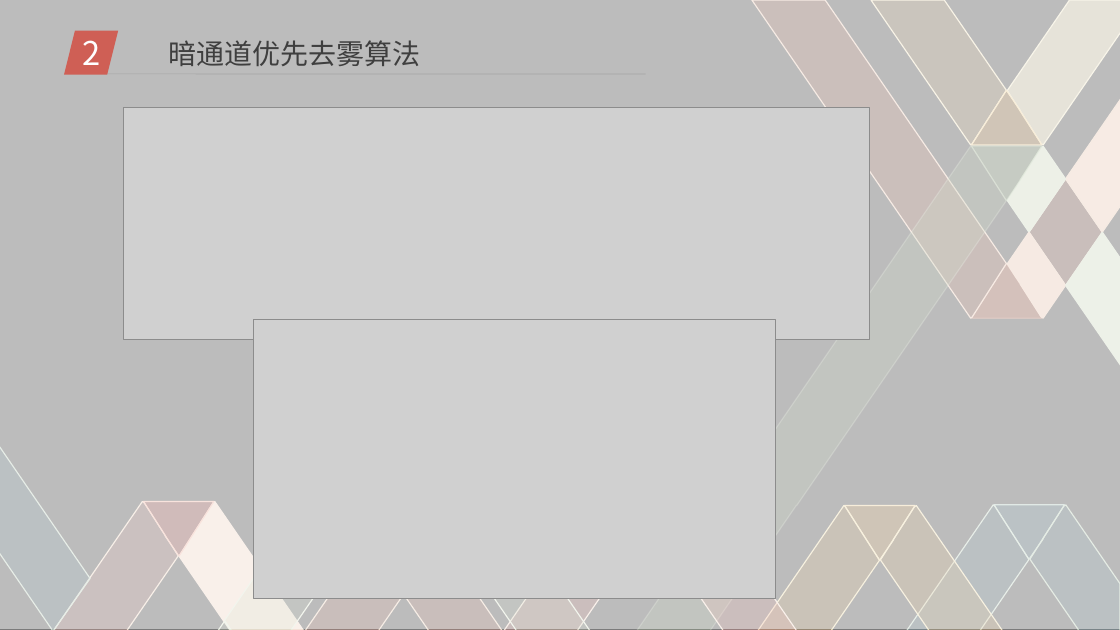
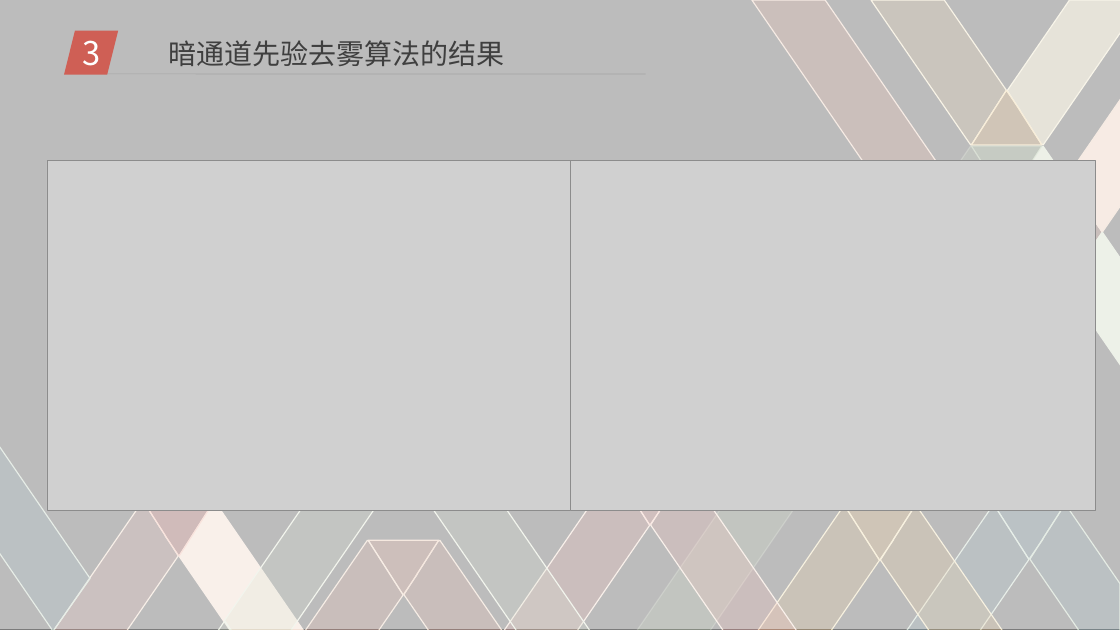
Before and after one commit to DigitalMedia2017-20/Mid-term, a slide deck: slide 8 of pre.ppt (slide 7 before the commit). Drawn at 1120x630 pixels with LibreOffice and Linux fonts; fonts in the diff are those of the drawing; grey boxes stand for pictures; background and template pictures are left out. Boxes give left, top, right and bottom in pixels: in the first picture for what was removed or moved away, otherwise in the second. Text is boxed around its words. In the diff, an @@ line names an element or a change of style, - is before the commit and + after.

Commit message:
ppt 1.0

```diff
--- a/pre.ppt
+++ b/pre.ppt
@@ text at (82,40,100,66): text changed @@
-2
+3
@@ text at (168,40,504,66): text changed @@
-暗通道优先去雾算法
+暗通道先验去雾算法的结果
@@ picture: place and size @@
-picture at (123,107,868,339)
+picture at (47,160,572,510)
@@ picture: place and size @@
-picture at (254,319,775,598)
+picture at (570,160,1095,510)
@@ freeform shape removed at (1007,232,1065,317) @@
@@ freeform shape removed at (971,264,1042,318) @@
@@ freeform shape added at (615,470,685,525), fill #ED6F65 at 34% opacity, outline #F2C7BA 0.99 pt @@
@@ freeform shape added at (368,540,438,594), fill #D57053 at 34% opacity, outline #E6C6B1 0.99 pt @@
```
Also in this commit, not shown: 6 other slides changed, 6 slides added, 1 slide removed.
